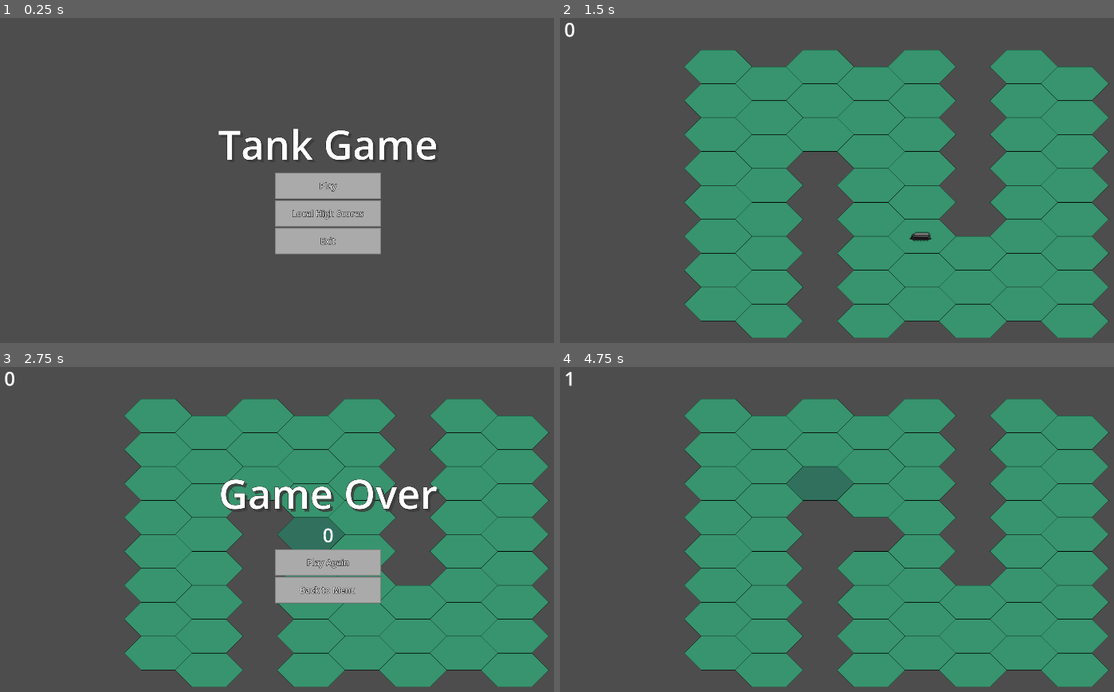
Above: before the commit, frames 1-4 (two rows, left to right).
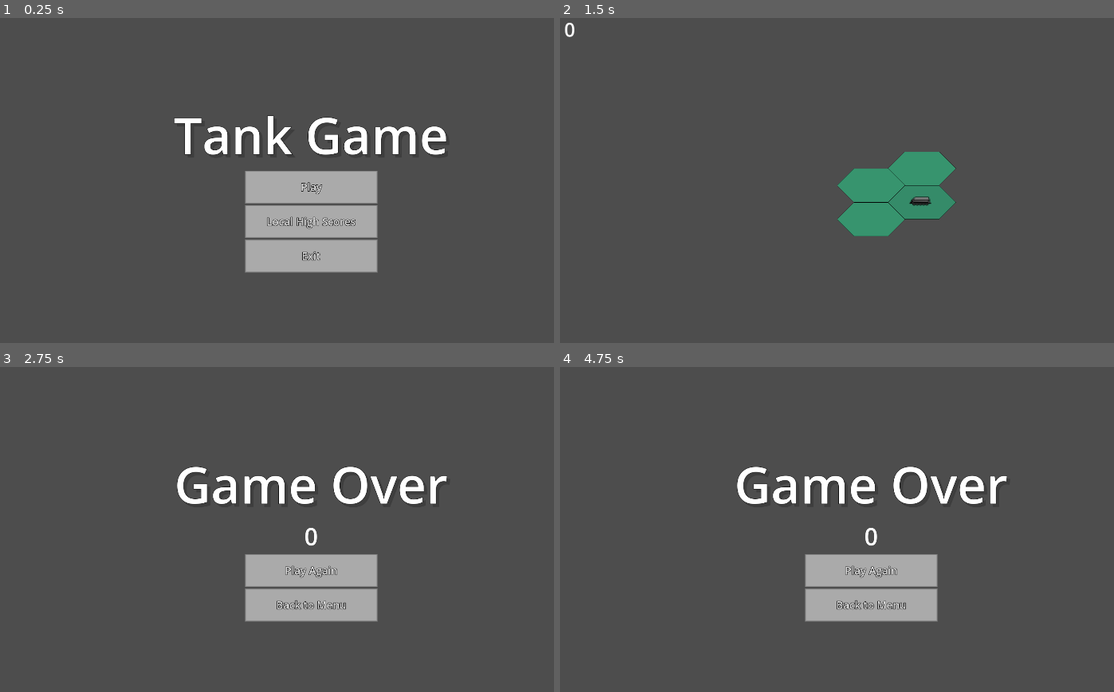
Above: after the commit, the same moments.

Repository: BobWizardLad/Tonk-Game
Game: Godot game, scene res://game_manager.tscn
The game is run twice, just before and just after one commit, with the same random seed, the same clock (stepped at 60 frames per second) and the same inputs.
Inputs:
- Up to frame 1 (0.25 s): no input
- Up to frame 2 (1.5 s): click "Local High Scores" at 0.5 s; click "Play" at 1.25 s
- Up to frame 3 (2.75 s): tap Enter at 2 s; hold Right (ui_right) from 2.03 s (still down)
- Up to frame 4 (4.75 s): release Right (ui_right) at 2.75 s; click "Back to Menu" at 2.75 s; click "Play" at 3.5 s; tap Space at 4.25 s; hold Down (ui_down) from 4.28 s (still down)

The runs differ from the first frame. In frame 1, 6.8% of the frame differs, in the area x 31-81%, y 29-79%; in frame 2, 48%; in frame 3, 52%; in frame 4, 53%, in the area x 1-100%, y 1-99%.
Error before the commit: Invalid access to property or key 'position' on a base object of type 'previously freed'. (res://game.gd:22)

Commit message:
Game Manager Rewrite
Rewrote the scene handling in the game to be loaded and freed at runtime by the game manager.

Changed the timer node delay for tile decay to a scene_tree_timer instead.

Made the game scene better self-contained.

Made game scenes call connect functions on_tree_entered, to be connected to game manager.

Created a test level to debug the game crashing when the player dies on the last tile (access empty array of used_tiles).

Changed game_manager to Node from Node2D to prevent UI layout  bugs.

Diff:
--- a/game.gd
+++ b/game.gd
@@ -7,25 +7,37 @@
 var save_filepath = "res://highscores.json"
 var scores: Array
 
-var game_active: bool = false
+var decay_state: bool
+var game_end: bool
 
-# Called when the node enters the scene tree for the first time.
+signal player_died
+
+func _on_tree_entered() -> void:
+	player_died.connect(get_parent()._on_player_game_over)
+
+# Reset score, load the player into a random tile, and start decay tiles.
 func _ready() -> void:
-	pass
+	# Assumed safe state for global score to reset
+	GameState.score = 0
+	decay_state = false
 
 # Called every frame. 'delta' is the elapsed time since the previous frame.
 func _process(delta: float) -> void:
 	SCORE.text = str(GameState.score)
 
-	LEVELHANDLER.will_remove_tiles = game_active
-	if game_active:
-		if not LEVELHANDLER.is_current_map_cell_exist(LEVELHANDLER.get_cell_local_to_map(PLAYER.position)):
-			PLAYER.queue_free()
-			PLAYER.emit_signal("player_died")
-			game_active = false
+	# NOT! If the decay timer exists and is running
+	if not game_end && not decay_state:
+		LEVELHANDLER.fade_tile()
+		decay_state = true
+
+	if not game_end && not LEVELHANDLER.is_current_map_cell_exist(LEVELHANDLER.get_cell_local_to_map(PLAYER.position)):
+		PLAYER.queue_free()
+		emit_signal("player_died")
+		game_end = true
 
 func increase_score():
 	GameState.score += 1
 
 func _on_level_handler_tile_removed() -> void:
 	increase_score()
+	decay_state = false
--- a/game.tscn
+++ b/game.tscn
@@ -2,10 +2,10 @@
 
 [ext_resource type="Script" path="res://level_handler.gd" id="1_5lpea"]
 [ext_resource type="Script" path="res://game.gd" id="1_patat"]
-[ext_resource type="PackedScene" uid="uid://d4bm6juvquocy" path="res://level01.tscn" id="2_v7gdj"]
 [ext_resource type="Script" path="res://player.gd" id="2_yq7k0"]
 [ext_resource type="Texture2D" uid="uid://c6wyb2cyw363l" path="res://Hex.png" id="3_amid1"]
 [ext_resource type="Texture2D" uid="uid://bt152i7iwfn51" path="res://arcar_left.png" id="3_tgm3p"]
+[ext_resource type="PackedScene" uid="uid://dcmv5vwtghm3p" path="res://level_empty_test.tscn" id="4_xv0u1"]
 
 [sub_resource type="AtlasTexture" id="AtlasTexture_6lgsq"]
 atlas = ExtResource("3_amid1")
@@ -22,14 +22,10 @@
 current_map = NodePath("TileMapLayer")
 warning_texture = SubResource("AtlasTexture_6lgsq")
 
-[node name="Timer" type="Timer" parent="LevelHandler"]
-wait_time = 2.0
-autostart = true
-
-[node name="TileMapLayer" parent="LevelHandler" instance=ExtResource("2_v7gdj")]
+[node name="TileMapLayer" parent="LevelHandler" instance=ExtResource("4_xv0u1")]
 
 [node name="Player" type="CharacterBody2D" parent="."]
-position = Vector2(125, 191)
+position = Vector2(124, 57)
 script = ExtResource("2_yq7k0")
 metadata/_edit_group_ = true
 
@@ -48,5 +44,5 @@
 theme_override_font_sizes/font_size = 72
 text = "0"
 
+[connection signal="tree_entered" from="." to="." method="_on_tree_entered"]
 [connection signal="tile_removed" from="LevelHandler" to="." method="_on_level_handler_tile_removed"]
-[connection signal="timeout" from="LevelHandler/Timer" to="LevelHandler" method="_on_timer_timeout"]
--- a/game_manager.gd
+++ b/game_manager.gd
@@ -1,28 +1,32 @@
-extends Node2D
+extends Node
+
+@export var game_scene: PackedScene
+var game_session: Node2D
+@export var main_menu_scene: PackedScene
+var main_menu: Control
+@export var game_over_scene: PackedScene
+var game_over: Control
 
 # Called when the node enters the scene tree for the first time.
 func _ready() -> void:
-	pass
+	main_menu = main_menu_scene.instantiate()
+	add_child(main_menu)
 
-func _on_play_button_down() -> void:
-	$MainMenu.hide()
-	$Game.show()
-	$Game.game_active = true
+func _on_play_button_pressed():
+	game_session = game_scene.instantiate()
+	main_menu.hide()
+	add_child(game_session)
 
-func _on_local_high_score_button_down() -> void:
-	pass
+func _on_player_game_over():
+	game_over = game_over_scene.instantiate()
+	game_session.queue_free()
+	add_child(game_over)
 
-func _on_exit_button_down() -> void:
-	get_tree().quit()
+func _on_play_again():
+	game_session = game_scene.instantiate()
+	game_over.queue_free()
+	add_child(game_session)
 
-func _on_replay_button_down() -> void:
-	pass
-
-func _on_back_to_menu_button_down() -> void:
-	$GameOver.hide()
-	$Game.hide()
-	$MainMenu.show()
-
-func _on_player_player_died() -> void:
-	$GameOver.show()
-	$GameOver/VBoxContainer/Score.text = str(GameState.score)
+func _on_back_to_menu():
+	game_over.queue_free()
+	main_menu.show()
--- a/game_manager.tscn
+++ b/game_manager.tscn
@@ -5,24 +5,8 @@
 [ext_resource type="PackedScene" uid="uid://dm4j0qfcuf2f2" path="res://game.tscn" id="3_1n7e0"]
 [ext_resource type="PackedScene" uid="uid://ctn1tbwrpito2" path="res://game_over.tscn" id="4_f35wh"]
 
-[node name="GameManager" type="Node2D"]
+[node name="GameManager" type="Node"]
 script = ExtResource("1_pnys1")
-
-[node name="MainMenu" parent="." instance=ExtResource("2_a114l")]
-
-[node name="Game" parent="." instance=ExtResource("3_1n7e0")]
-visible = false
-
-[node name="GameOver" parent="." instance=ExtResource("4_f35wh")]
-visible = false
-
-[connection signal="button_down" from="MainMenu/VBoxContainer/Play" to="." method="_on_play_button_down"]
-[connection signal="button_down" from="MainMenu/VBoxContainer/LocalHighScore" to="." method="_on_local_high_score_button_down"]
-[connection signal="button_down" from="MainMenu/VBoxContainer/Exit" to="." method="_on_exit_button_down"]
-[connection signal="player_died" from="Game/Player" to="." method="_on_player_player_died"]
-[connection signal="button_down" from="GameOver/VBoxContainer/Play" to="." method="_on_replay_button_down"]
-[connection signal="button_down" from="GameOver/VBoxContainer/Exit" to="." method="_on_back_to_menu_button_down"]
-
-[editable path="MainMenu"]
-[editable path="Game"]
-[editable path="GameOver"]
+game_scene = ExtResource("3_1n7e0")
+main_menu_scene = ExtResource("2_a114l")
+game_over_scene = ExtResource("4_f35wh")
--- /dev/null
+++ b/game_over.gd
@@ -0,0 +1,12 @@
+extends Control
+
+@export var play_again_button: Button
+@export var to_menu_button: Button
+@export var score_label: Label
+
+func _on_tree_entered() -> void:
+	play_again_button.pressed.connect(get_parent()._on_play_again)
+	to_menu_button.pressed.connect(get_parent()._on_back_to_menu)
+
+func _ready():
+	score_label.text = str(GameState.score)
--- a/game_over.tscn
+++ b/game_over.tscn
@@ -1,15 +1,20 @@
-[gd_scene load_steps=3 format=3 uid="uid://ctn1tbwrpito2"]
+[gd_scene load_steps=4 format=3 uid="uid://ctn1tbwrpito2"]
 
+[ext_resource type="Script" path="res://game_over.gd" id="1_6rhh6"]
 [ext_resource type="Theme" uid="uid://dx3mf0lypmtom" path="res://Title_Theme.tres" id="1_sf55i"]
 [ext_resource type="Theme" uid="uid://c8ic43h2818k" path="res://button_theme.tres" id="2_175ri"]
 
-[node name="GameOver" type="Control"]
+[node name="GameOver" type="Control" node_paths=PackedStringArray("play_again_button", "to_menu_button", "score_label")]
 layout_mode = 3
 anchors_preset = 15
 anchor_right = 1.0
 anchor_bottom = 1.0
 grow_horizontal = 2
 grow_vertical = 2
+script = ExtResource("1_6rhh6")
+play_again_button = NodePath("VBoxContainer/Play")
+to_menu_button = NodePath("VBoxContainer/Exit")
+score_label = NodePath("VBoxContainer/Score")
 
 [node name="VBoxContainer" type="VBoxContainer" parent="."]
 layout_mode = 1
@@ -47,3 +52,5 @@
 size_flags_horizontal = 4
 theme = ExtResource("2_175ri")
 text = "Back to Menu"
+
+[connection signal="tree_entered" from="." to="." method="_on_tree_entered"]
--- /dev/null
+++ b/level_empty_test.tscn
@@ -0,0 +1,21 @@
+[gd_scene load_steps=4 format=3 uid="uid://dcmv5vwtghm3p"]
+
+[ext_resource type="Texture2D" uid="uid://c6wyb2cyw363l" path="res://Hex.png" id="1_ytxmd"]
+
+[sub_resource type="TileSetAtlasSource" id="TileSetAtlasSource_y81lo"]
+texture = ExtResource("1_ytxmd")
+texture_region_size = Vector2i(256, 128)
+0:0/animation_columns = 1
+0:0/0 = 0
+0:1/animation_columns = 1
+0:1/0 = 0
+
+[sub_resource type="TileSet" id="TileSet_1tsmc"]
+tile_shape = 3
+tile_offset_axis = 1
+tile_size = Vector2i(256, 128)
+sources/1 = SubResource("TileSetAtlasSource_y81lo")
+
+[node name="TileMapLayer" type="TileMapLayer"]
+tile_map_data = PackedByteArray(0, 0, 255, 255, 255, 255, 1, 0, 0, 0, 0, 0, 0, 0, 255, 255, 0, 0, 1, 0, 0, 0, 0, 0, 0, 0, 0, 0, 255, 255, 1, 0, 0, 0, 0, 0, 0, 0, 0, 0, 0, 0, 1, 0, 0, 0, 0, 0, 0, 0)
+tile_set = SubResource("TileSet_1tsmc")
--- a/level_handler.gd
+++ b/level_handler.gd
@@ -1,7 +1,5 @@
 extends Node2D
 class_name LevelHandler
-
-@onready var decay_timer: Timer = $Timer
 
 @export var current_map: TileMapLayer
 @export var warning_texture: AtlasTexture
@@ -16,6 +14,7 @@
 func get_cell_local_to_map(coord: Vector2) -> Vector2i:
 	return current_map.local_to_map(coord)
 
+# Update the decay speed of a tile to get faster as the # of tles gets smaller
 func _process(_delta):
 	if current_map.get_used_cells().size() < 15:
 		decay_speed = DECAY_TIME * 0.4
@@ -33,23 +32,21 @@
 		return false
 
 # Function to make random tiles on the map fade to black
-func fade_tile(tileset: TileMapLayer):
-	cell_coord = tileset.get_used_cells()[randi_range(0, tileset.get_used_cells().size()-1)]
-	var tween = get_tree().create_tween()
-	var warn = Sprite2D.new()
-	warn.modulate = Color(1.0, 1.0, 1.0, 0.0)
-	warn.texture = warning_texture
-	warn.position = current_map.map_to_local(cell_coord)
-	add_child(warn)
-	tween.tween_property(warn, "modulate", Color(1.0, 1.0, 1.0, 1.0), decay_speed * 0.8)
-	tween.tween_callback(remove_tile.bind(tileset, cell_coord, warn))
+func fade_tile(tileset: TileMapLayer = current_map):
+	if tileset.get_used_cells().size() > 0:
+		cell_coord = tileset.get_used_cells()[randi_range(0, tileset.get_used_cells().size()-1)]
+		var tween = get_tree().create_tween()
+		var warn = Sprite2D.new()
+		warn.modulate = Color(1.0, 1.0, 1.0, 0.0)
+		warn.texture = warning_texture
+		warn.position = current_map.map_to_local(cell_coord)
+		add_child(warn)
+		tween.tween_property(warn, "modulate", Color(1.0, 1.0, 1.0, 1.0), decay_speed * 0.8)
+		tween.tween_callback(remove_tile.bind(cell_coord, warn, tileset))
+	else:
+		pass
 
-func remove_tile(tileset: TileMapLayer, tile_coord: Vector2i, warning: Sprite2D):
+func remove_tile(tile_coord: Vector2i, warning: Sprite2D, tileset: TileMapLayer = current_map):
 	warning.queue_free()
 	tileset.erase_cell(tile_coord)
 	emit_signal("tile_removed")
-
-func _on_timer_timeout() -> void:
-	decay_timer.wait_time = decay_speed
-	if current_map.get_used_cells().size() > 0 and will_remove_tiles:
-		fade_tile(current_map)
--- /dev/null
+++ b/main_menu.gd
@@ -0,0 +1,11 @@
+extends Control
+
+@export var play_button: Button
+@export var HS_button: Button
+@export var exit_button: Button
+
+func _on_tree_entered() -> void:
+	play_button.pressed.connect(get_parent()._on_play_button_pressed)
+
+func _on_exit_pressed() -> void:
+	get_tree().quit()
--- a/main_menu.tscn
+++ b/main_menu.tscn
@@ -1,15 +1,20 @@
-[gd_scene load_steps=3 format=3 uid="uid://dqq8em5x4pex"]
+[gd_scene load_steps=4 format=3 uid="uid://dqq8em5x4pex"]
 
 [ext_resource type="Theme" uid="uid://dx3mf0lypmtom" path="res://Title_Theme.tres" id="1_j0oat"]
+[ext_resource type="Script" path="res://main_menu.gd" id="1_urs6p"]
 [ext_resource type="Theme" uid="uid://c8ic43h2818k" path="res://button_theme.tres" id="2_fs5m8"]
 
-[node name="MainMenu" type="Control"]
+[node name="MainMenu" type="Control" node_paths=PackedStringArray("play_button", "HS_button", "exit_button")]
 layout_mode = 3
 anchors_preset = 15
 anchor_right = 1.0
 anchor_bottom = 1.0
 grow_horizontal = 2
 grow_vertical = 2
+script = ExtResource("1_urs6p")
+play_button = NodePath("VBoxContainer/Play")
+HS_button = NodePath("VBoxContainer/LocalHighScore")
+exit_button = NodePath("VBoxContainer/Exit")
 
 [node name="VBoxContainer" type="VBoxContainer" parent="."]
 layout_mode = 1
@@ -49,3 +54,6 @@
 size_flags_horizontal = 4
 theme = ExtResource("2_fs5m8")
 text = "Exit"
+
+[connection signal="tree_entered" from="." to="." method="_on_tree_entered"]
+[connection signal="pressed" from="VBoxContainer/Exit" to="." method="_on_exit_pressed"]
--- a/player.gd
+++ b/player.gd
@@ -1,4 +1,5 @@
 extends CharacterBody2D
+class_name Player
 
 var sprite_down: CompressedTexture2D = load("res://arcar-front.png")
 var sprite_up: CompressedTexture2D = load("res://arcar-back.png")
@@ -10,8 +11,6 @@
 var sprite_right_up: CompressedTexture2D = load("res://arcar_right_up.png")
 
 var SPEED: int = 200
-
-signal player_died
 
 # Player Input Stream - Movement
 func _process(delta: float) -> void:
